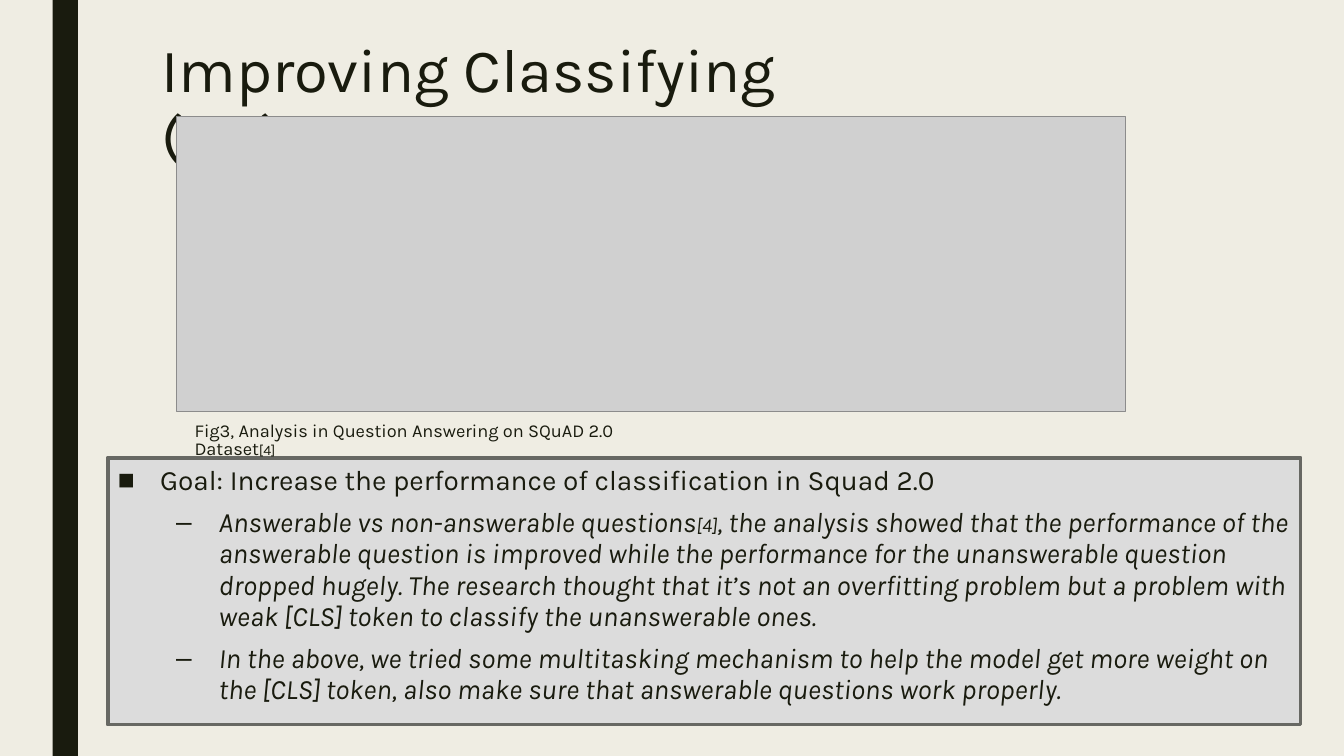
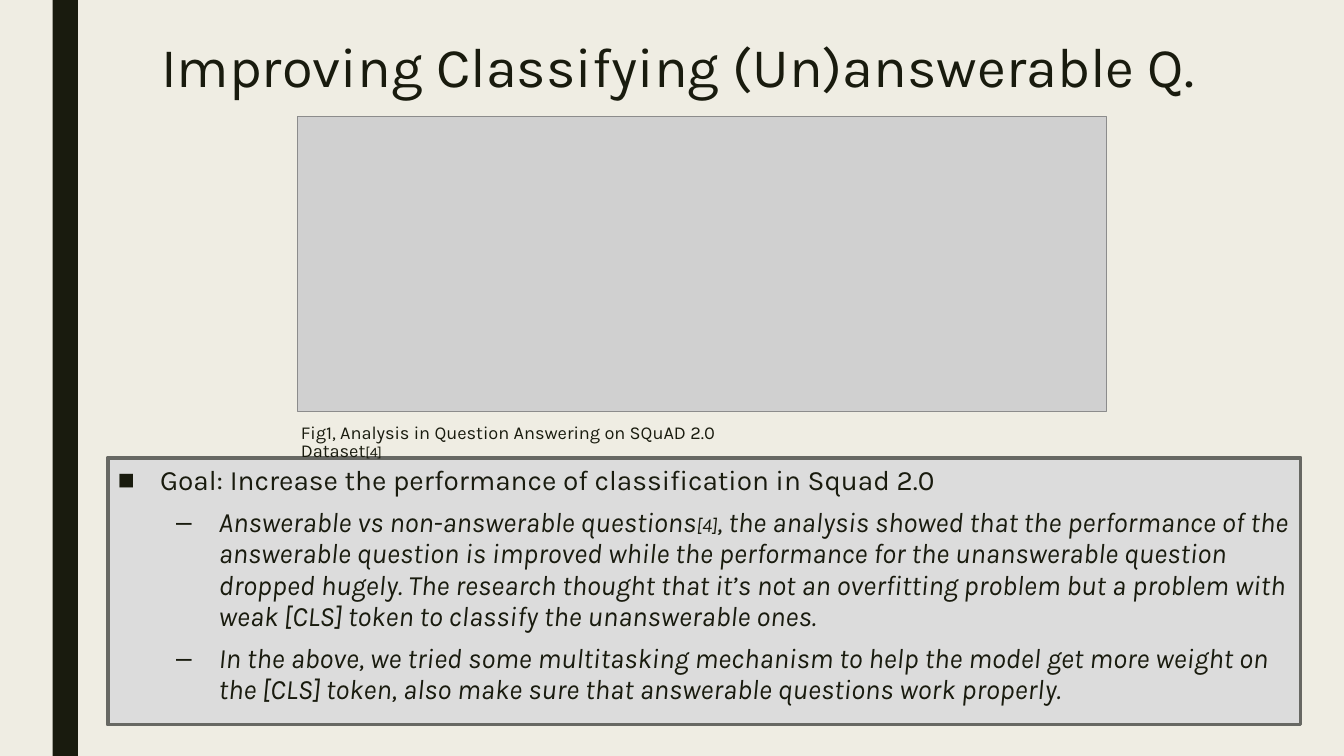
Before and after one commit to wangjasonx62301/How-multitasking-benefits-QA-Retrieval, a slide deck: slide 6 of Temp_2.pptx (slide 7 before the commit). Drawn at 1344x756 pixels with LibreOffice and Linux fonts; fonts in the diff are those of the drawing; grey boxes stand for pictures. Boxes give left, top, right and bottom in pixels: in the first picture for what was removed or moved away, otherwise in the second. Text is boxed around its words. In the diff, an @@ line names an element or a change of style, - is before the commit and + after.

```diff
--- a/Temp_2.pptx
+++ b/Temp_2.pptx
@@ title "Improving Classifying (Un)answerable Q." at (x1=161, y1=46, x2=1194, y2=101): size 44 to 40 pt @@
@@ picture resized from (x1=176, y1=117, x2=1125, y2=412) to (x1=297, y1=117, x2=1107, y2=412) @@
@@ text at (x1=301, y1=426, x2=715, y2=460): text changed @@
-Fig3, Analysis in Question Answering on SQuAD 2.0 Dataset[4]
+Fig1, Analysis in Question Answering on SQuAD 2.0 Dataset[4]
```
Also in this commit, not shown: 13 other slides changed, 6 slides added, 2 slides removed, 5 other files.
